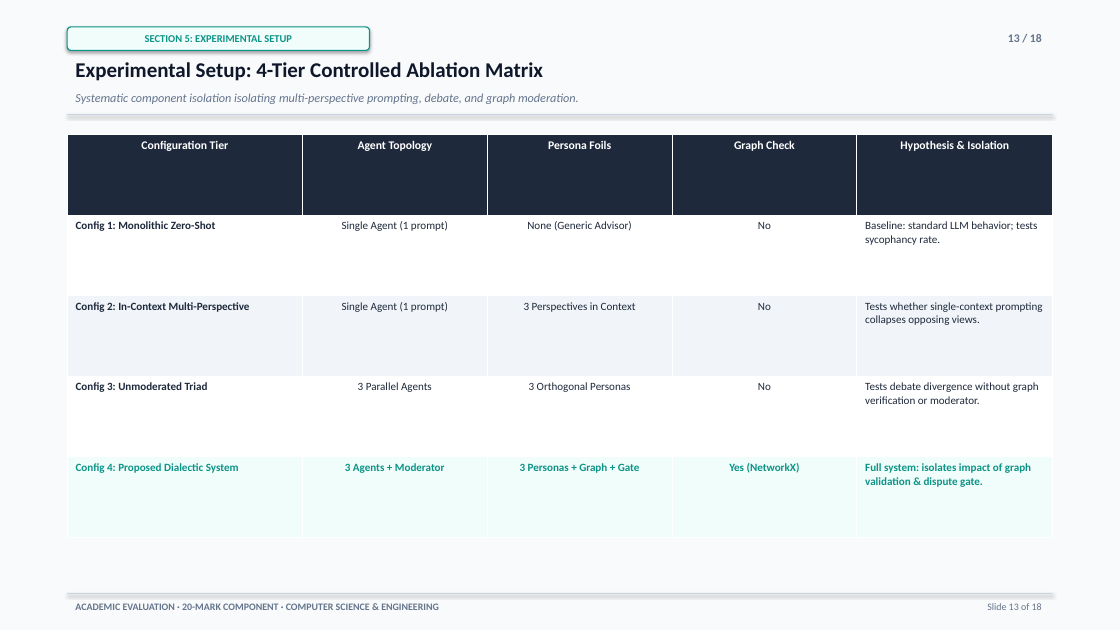
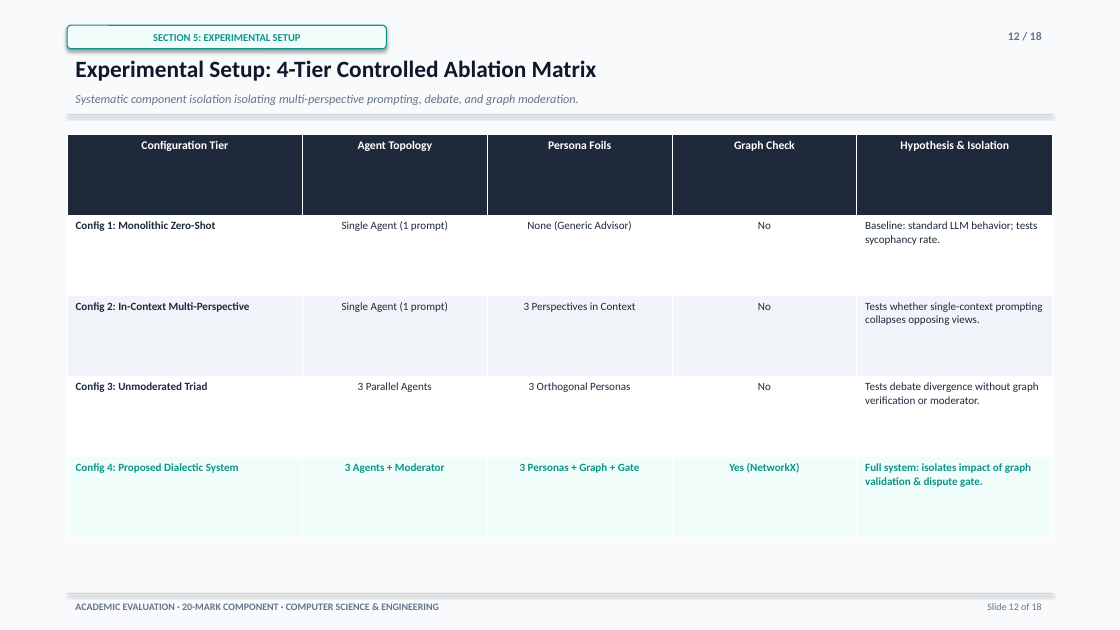
Before and after one commit to parth2024-tech/rai-project, a slide deck: slide 12 of Final_Presentation.pptx (slide 13 before the commit). Drawn at 1120x630 pixels with LibreOffice and Linux fonts; fonts in the diff are those of the drawing. Boxes give left, top, right and bottom in pixels: in the first picture for what was removed or moved away, otherwise in the second. Text is boxed around its words. In the diff, an @@ line names an element or a change of style, - is before the commit and + after.

```diff
--- a/Final_Presentation.pptx
+++ b/Final_Presentation.pptx
@@ rounded rectangle "SECTION 5: EXPERIMENTAL SETUP" resized from (x1=67, y1=27, x2=370, y2=50) to (x1=67, y1=25, x2=386, y2=49) @@
@@ text "Experimental Setup: 4-Tier Controlled Ablation ..." at (x1=75, y1=60, x2=597, y2=81): size 18 to 20 pt @@
@@ text at (x1=1008, y1=32, x2=1042, y2=40): text changed @@
-13 / 18
+12 / 18
```
Also in this commit, not shown: 12 other slides changed, 5 slides added, 5 slides removed, 2 other files.
